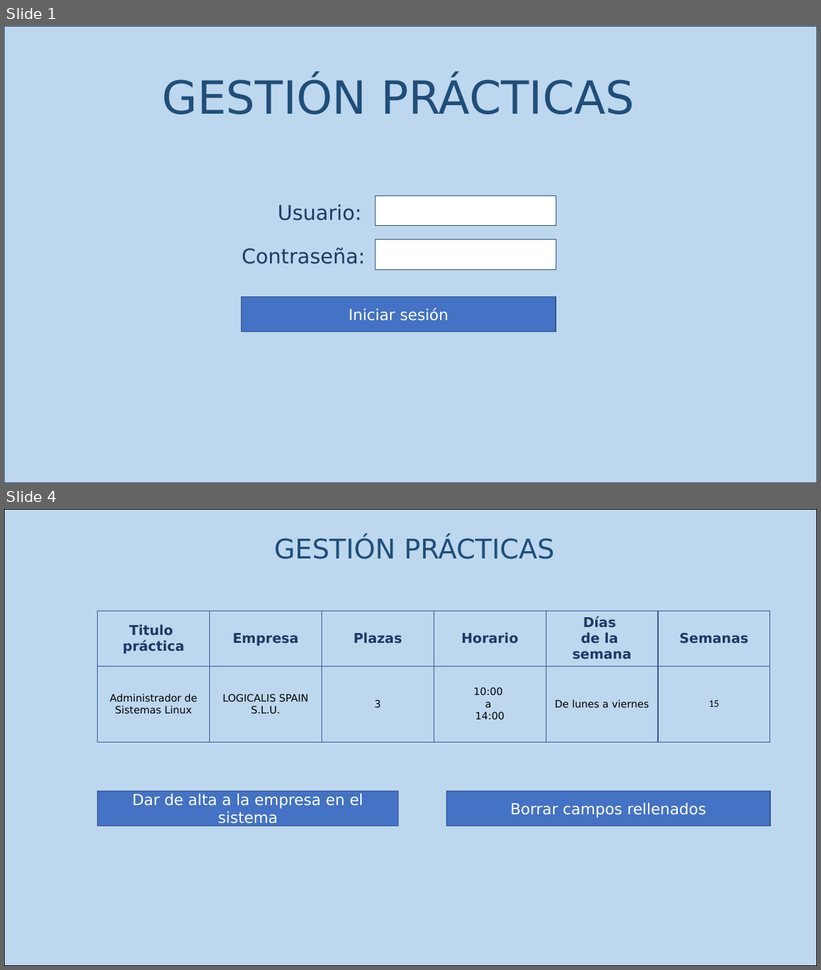
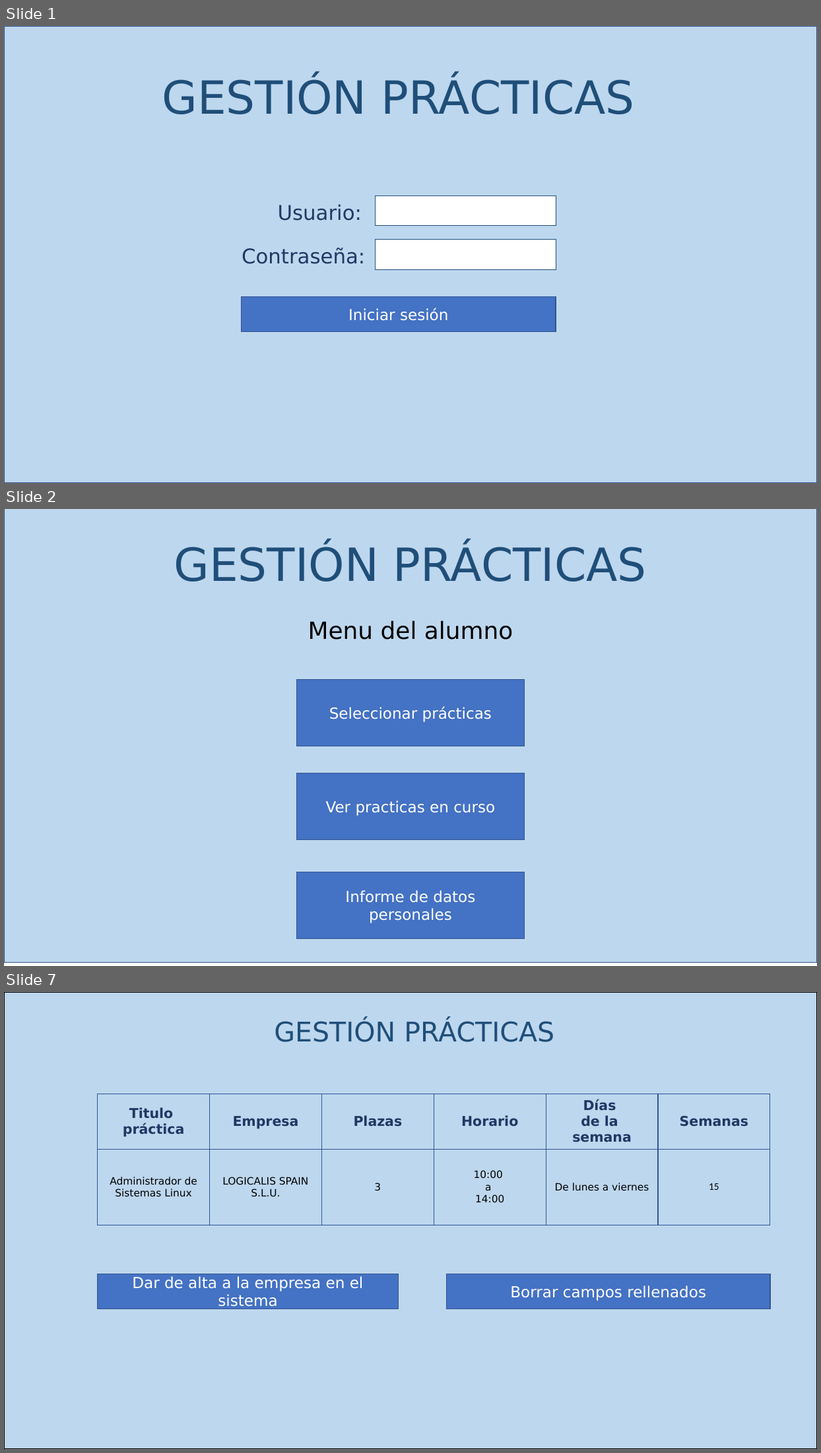
Before and after one commit to gonzalopezgil/G15-Web-2022-23, a slide deck: moockup.pptx. Shown one above the other, each under a label of ours: slides 1 and 4 before the commit, slides 1, 2 and 7 after it; the slides between them are not shown. The pictures are 821x970 and 821x1453 pixels, drawn with LibreOffice and Linux fonts; fonts in the diff are those of the drawing. Boxes give left, top, right and bottom in pixels: in the first picture for what was removed or moved away, otherwise in the second. Text is boxed around its words. In the diff, an @@ line names an element or a change of style, - is before the commit and + after.

```diff
--- a/moockup.pptx
+++ b/moockup.pptx
@@ slide 2 added at <box>4,509,817,966</box>, background #FFFFFF @@
@@ rectangle added at <box>4,509,817,963</box>, fill #BDD7EE, outline #325491 1 pt @@
@@ text added at <box>174,544,647,582</box>, 54 pt, text #1F4E79 @@
+GESTIÓN PRÁCTICAS
@@ text added at <box>308,621,513,640</box>, 28 pt, text #000000 @@
+Menu del alumno
@@ rectangle added at <box>297,680,525,747</box>, fill #4472C4, outline #325491 1 pt, 18 pt, text #FFFFFF @@
+Seleccionar prácticas
@@ rectangle added at <box>297,774,525,840</box>, fill #4472C4, outline #325491 1 pt, 18 pt, text #FFFFFF @@
+Ver practicas en curso
@@ rectangle added at <box>297,872,525,939</box>, fill #4472C4, outline #325491 1 pt, 18 pt, text #FFFFFF @@
+Informe de datos personales
@@ what was slide 4 is now slide 7 @@
```
Also in this commit, not shown: 2 slides changed, 4 other slides added.
